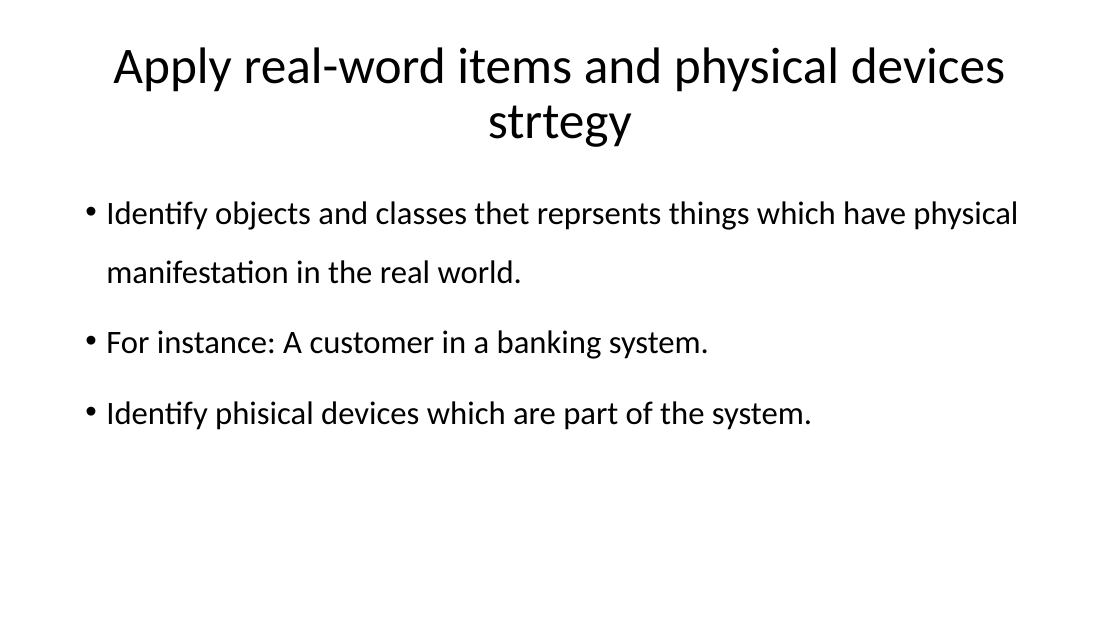
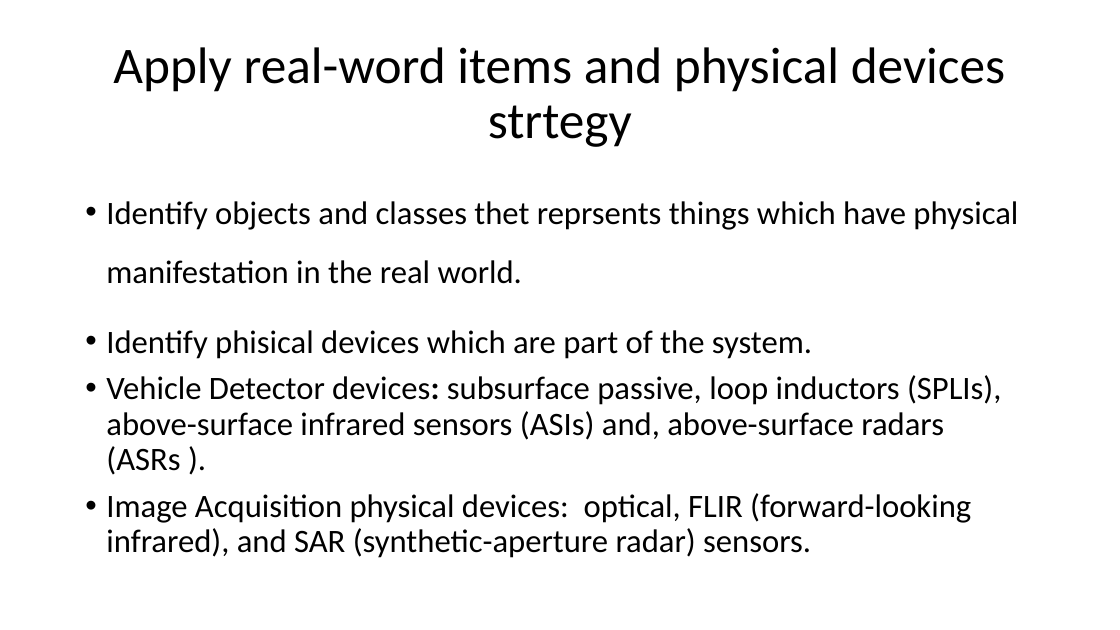
Before and after one commit to nagyandras95/Egyetem, a slide deck: slide 2 of information_systems/real_time_uml/prezi.pptx. Drawn at 1120x630 pixels with LibreOffice and Linux fonts; fonts in the diff are those of the drawing. Boxes give left, top, right and bottom in pixels: in the first picture for what was removed or moved away, otherwise in the second. Text is boxed around its words. In the diff, an @@ line names an element or a change of style, - is before the commit and + after.

```diff
--- a/information_systems/real_time_uml/prezi.pptx
+++ b/information_systems/real_time_uml/prezi.pptx
@@ text at bbox=[106, 330, 709, 359]: paragraph removed @@
-• For instance: A customer in a banking system.
@@ text at bbox=[106, 375, 1001, 558]: paragraphs added @@
+• Vehicle Detector devices: subsurface passive, loop inductors (SPLIs), above-surface infrared sensors (ASIs) and, above-surface radars (ASRs ).
+• Image Acquisition physical devices: optical, FLIR (forward-looking infrared), and SAR (synthetic-aperture radar) sensors.
```
Also in this commit, not shown: 1 slide added.
